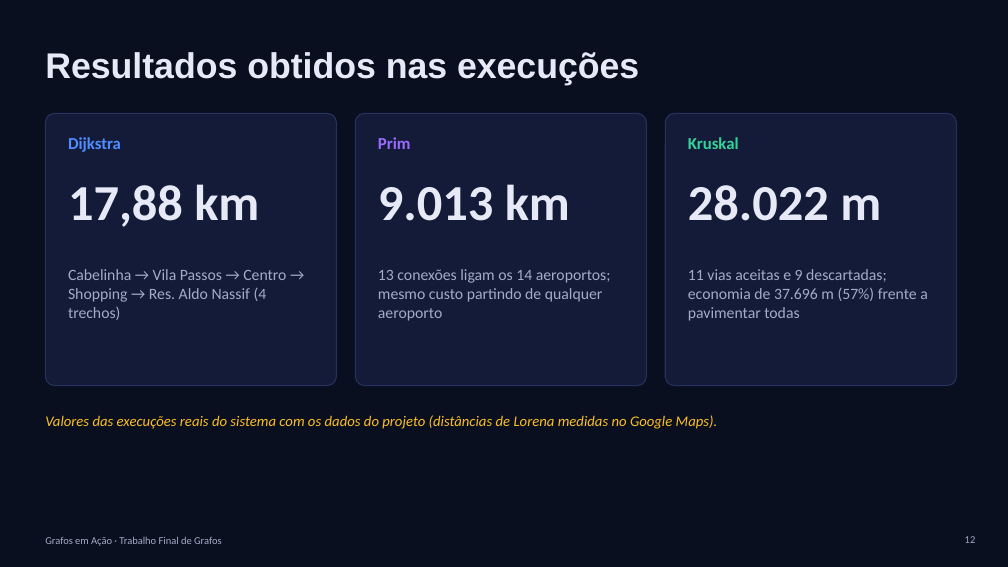
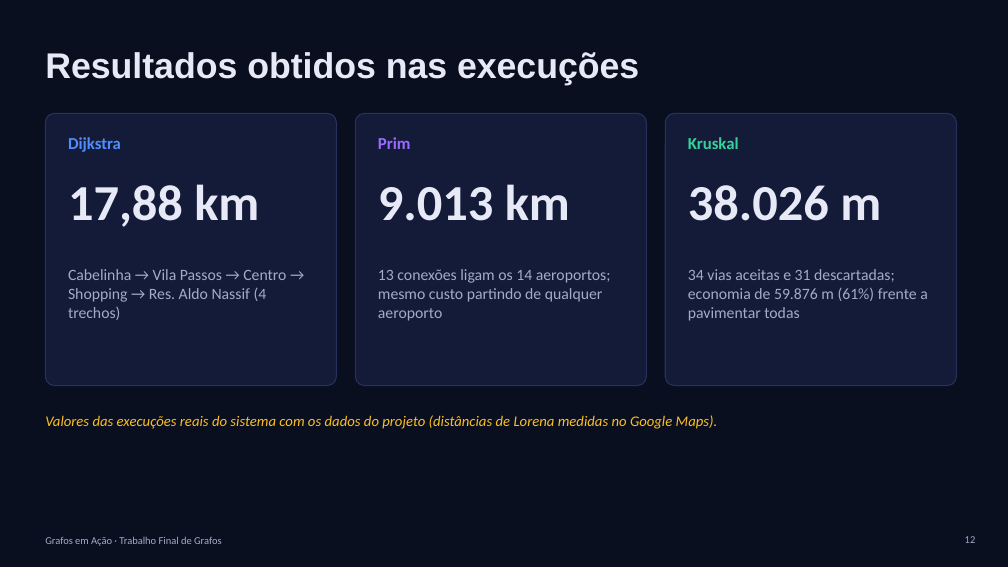
Before and after one commit to Martonidaz/Grafos-em-Acao, a slide deck: slide 12 of docs/Grafos_em_Acao_Apresentacao.pptx. Drawn at 1008x567 pixels with LibreOffice and Linux fonts; fonts in the diff are those of the drawing. Boxes give left, top, right and bottom in pixels: in the first picture for what was removed or moved away, otherwise in the second. Text is boxed around its words. In the diff, an @@ line names an element or a change of style, - is before the commit and + after.

```diff
--- a/docs/Grafos_em_Acao_Apresentacao.pptx
+++ b/docs/Grafos_em_Acao_Apresentacao.pptx
@@ text at (688, 185, 881, 221): text changed @@
-28.022 m
+38.026 m
@@ text at (688, 269, 928, 321): text changed @@
-11 vias aceitas e 9 descartadas; economia de 37.696 m (57%) frente a pavimentar todas
+34 vias aceitas e 31 descartadas; economia de 59.876 m (61%) frente a pavimentar todas
```
Also in this commit, not shown: 3 other slides changed, 9 other files.
